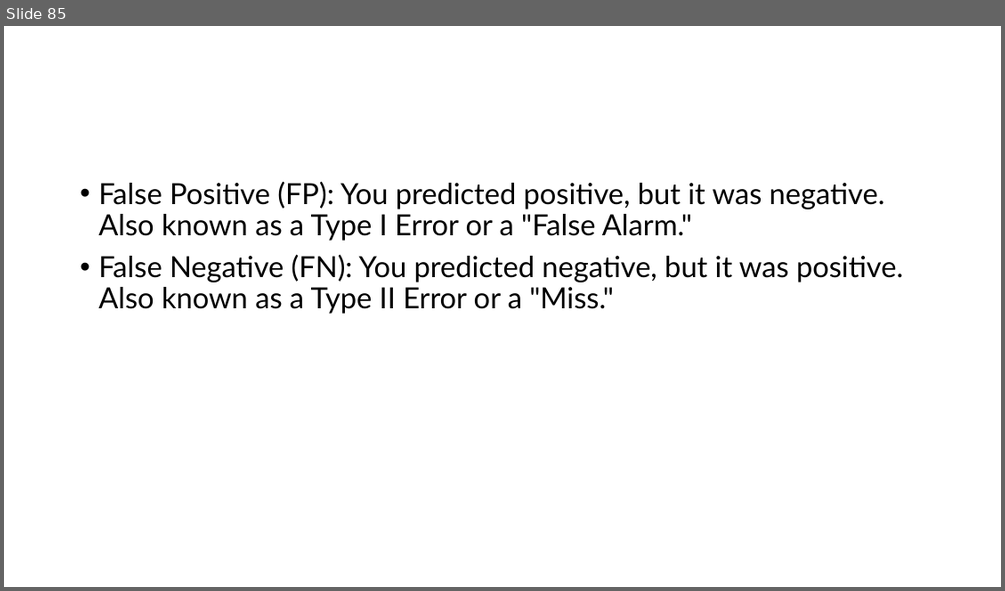
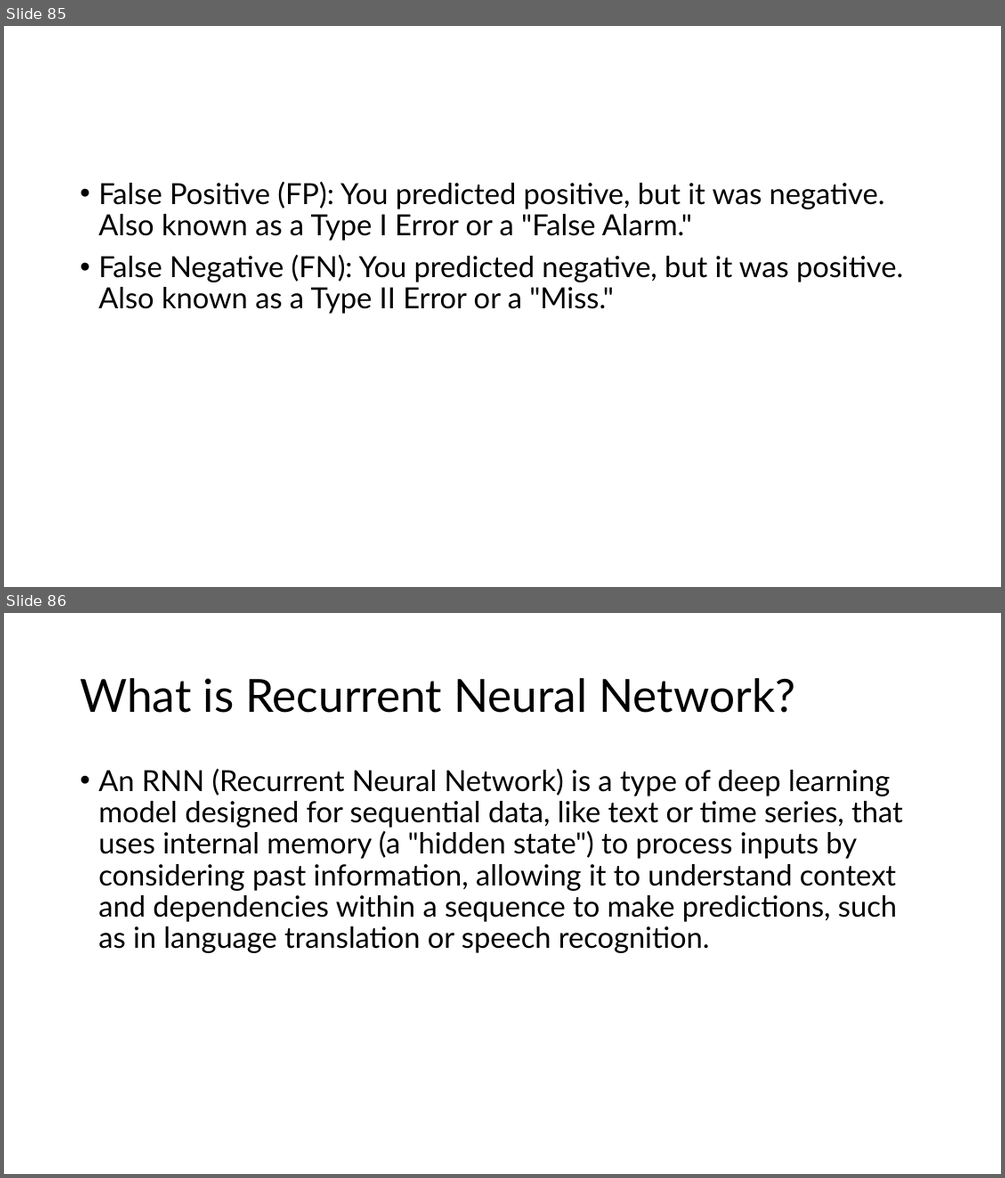
Before and after one commit to sabbirhasaann/ml-lab, a slide deck: NN and ML Lab.pptx. Shown one above the other, each under a label of ours: slide 85 before the commit, slides 85 and 86 after it. The pictures are 1005x591 and 1005x1178 pixels, drawn with LibreOffice and Linux fonts; fonts in the diff are those of the drawing. Boxes give left, top, right and bottom in pixels: in the first picture for what was removed or moved away, otherwise in the second. Text is boxed around its words. In the diff, an @@ line names an element or a change of style, - is before the commit and + after.

```diff
--- a/NN and ML Lab.pptx
+++ b/NN and ML Lab.pptx
@@ slide 86 added at [4,613,1001,1174], background #FFFFFF @@
@@ title added at [80,678,796,713], 44 pt, text #000000 @@
+What is Recurrent Neural Network?
@@ text added at [98,769,903,953], 28 pt, text #000000 @@
+• An RNN (Recurrent Neural Network) is a type of deep learning model designed for sequential data, like text or time series, that uses internal memory (a "hidden state") to process inputs by considering past information, allowing it to understand context and dependencies within a sequence to make predictions, such as in language translation or speech recognition.
```
Also in this commit, not shown: 6 other slides added.
